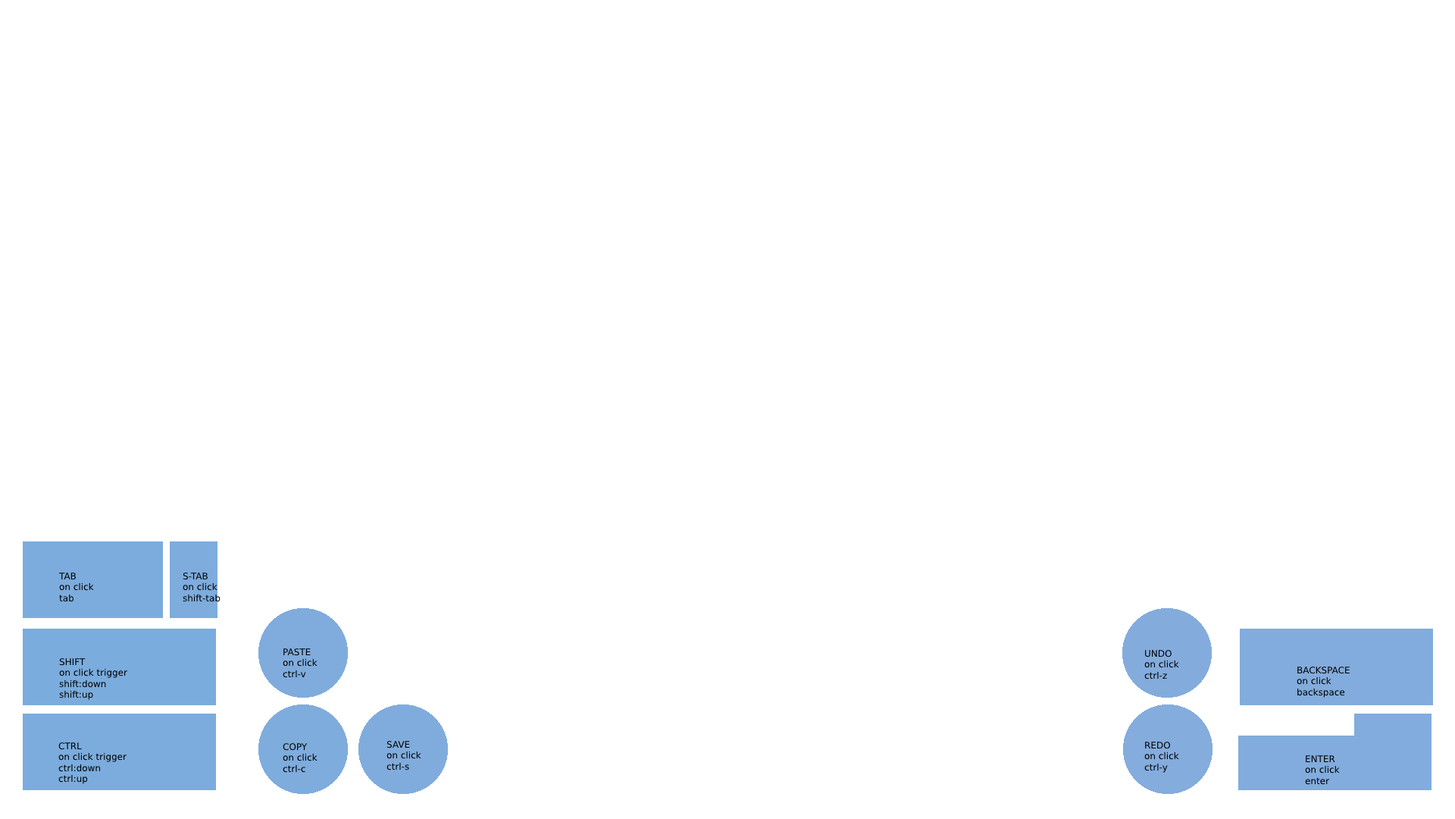
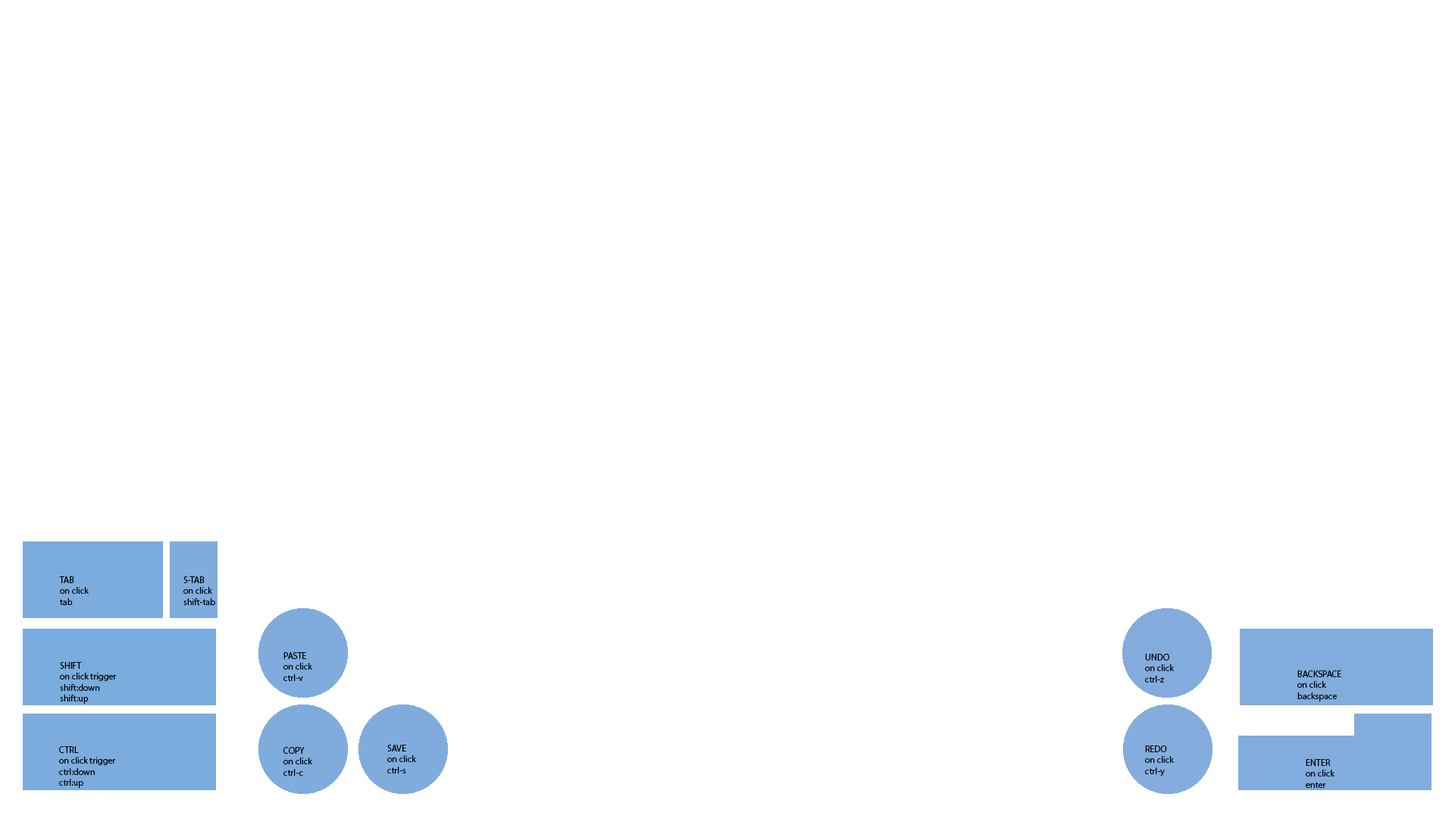
Layers edited between the first and the second 1455×819 image:
painted on "PASTE on click ctrl-v" over [left=282, top=648, right=318, bottom=681]
painted on "COPY on click ctrl-c" over [left=282, top=742, right=318, bottom=776]
painted on "SAVE on click ctrl-s" over [left=386, top=740, right=422, bottom=774]
painted on "S-TAB on click shift-tab" over [left=182, top=572, right=221, bottom=605]
painted on "TAB on click tab" over [left=59, top=572, right=94, bottom=605]
painted on "CTRL on click trigger ctrl:down" over [left=58, top=742, right=127, bottom=788]
painted on "SHIFT on click trigger shift:dow" over [left=59, top=657, right=128, bottom=704]
painted on "REDO on click ctrl-y" over [left=1144, top=741, right=1180, bottom=777]
painted on "UNDO on click ctrl-z" over [left=1144, top=649, right=1180, bottom=683]
painted on "BACKSPACE on click backspace" over [left=1296, top=666, right=1350, bottom=702]
painted on "ENTER on click enter" over [left=1305, top=754, right=1341, bottom=788]
hid "Background" over [left=58, top=572, right=1350, bottom=788]
